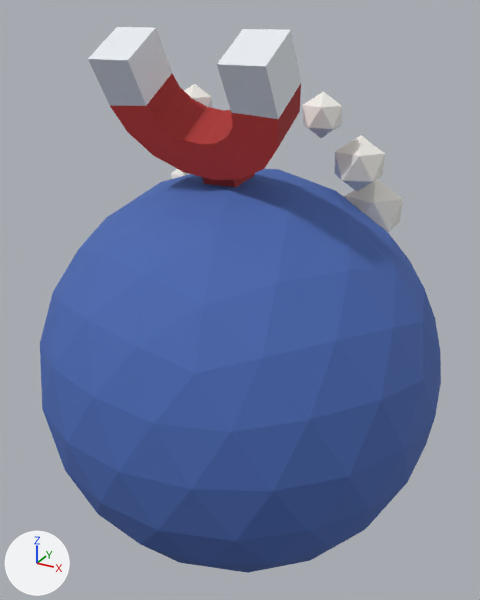
The FBX model Assets/_Project/Art/City/Characters/CH_Miknato_T5.fbx, before and after one commit.
Both versions are drawn from a 50 mm lens placed at (0.726, -1.322, 0.839), pointed at (-0.007, 0.011, 0.172). Lighting does not change. The marker at lower left points along +X, +Y and +Z. The picture after the commit comes second. Where no turn or scale is listed for an object, it has been applied to the vertices. Vertices at exactly the same position are counted once.

In view in the first picture: 'CH_Miknato_T5'.
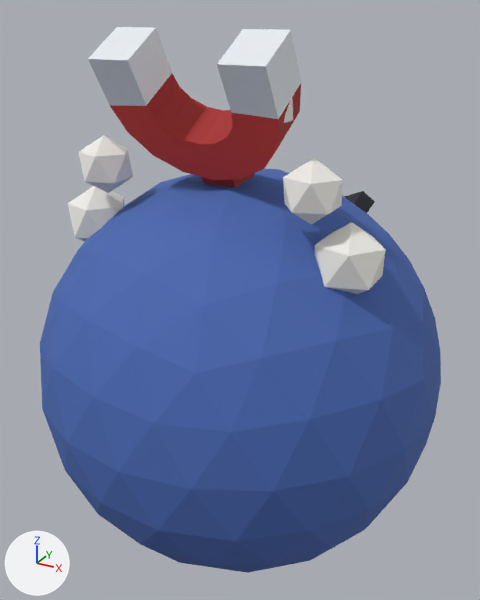
The change, as a list of edits to the scene's bpy script:
```text
Change me_ch_miknato_t5:
    where me_ch_miknato_t5.from_pydata(...)  # 464 vertices, 588 faces; spans x -0.5..0.5, y -0.5..0.51, z -0.5..0.804
    used by ob_ch_miknato_t5; location = (0.0, 0.0, 0.0)
    me_ch_miknato_t5 part 1: the loose piece of 12 vertices spanning x -0.323..-0.18, y 0.143..0.279, z 0.311..0.471 is moved by (-0.065, -0.339, -0.012)
    me_ch_miknato_t5 part 2: the loose piece of 12 vertices spanning x -0.289..-0.173, y 0.089..0.2, z 0.447..0.577 is moved by (-0.018, -0.312, 0.008)
    me_ch_miknato_t5 part 3: the loose piece of 12 vertices spanning x -0.208..-0.119, y 0.03..0.115, z 0.575..0.675 is moved by (0.013, -0.228, 0.041)
    me_ch_miknato_t5 part 4: the loose piece of 12 vertices spanning x 0.18..0.323, y 0.143..0.279, z 0.311..0.471 is moved by (0.065, -0.339, -0.012)
    me_ch_miknato_t5 part 5: the loose piece of 12 vertices spanning x 0.173..0.289, y 0.089..0.2, z 0.447..0.577 is moved by (0.018, -0.312, 0.008)
    me_ch_miknato_t5 part 6: the loose piece of 12 vertices spanning x 0.119..0.208, y 0.03..0.115, z 0.575..0.675 is moved by (-0.013, -0.228, 0.041)
```

Changed parts and their boxes (x1, y1, x2, y2) in the pictures (480 x 600 px; the box of a moved part takes in the faces that stretch with it):
part 1 of me_ch_miknato_t5, moved or reshaped (mostly hidden before): before (171, 169, 189, 179); after (68, 186, 125, 241)
part 2 of me_ch_miknato_t5, moved or reshaped (not visible before): after (78, 135, 133, 193)
part 3 of me_ch_miknato_t5, moved or reshaped (not visible afterwards): before (185, 84, 213, 108)
part 4 of me_ch_miknato_t5, moved or reshaped: before (345, 179, 403, 232); after (315, 222, 386, 294)
part 5 of me_ch_miknato_t5, moved or reshaped: before (335, 135, 385, 191); after (283, 158, 343, 224)
part 6 of me_ch_miknato_t5, moved or reshaped: before (303, 91, 342, 138); after (284, 97, 293, 123)
